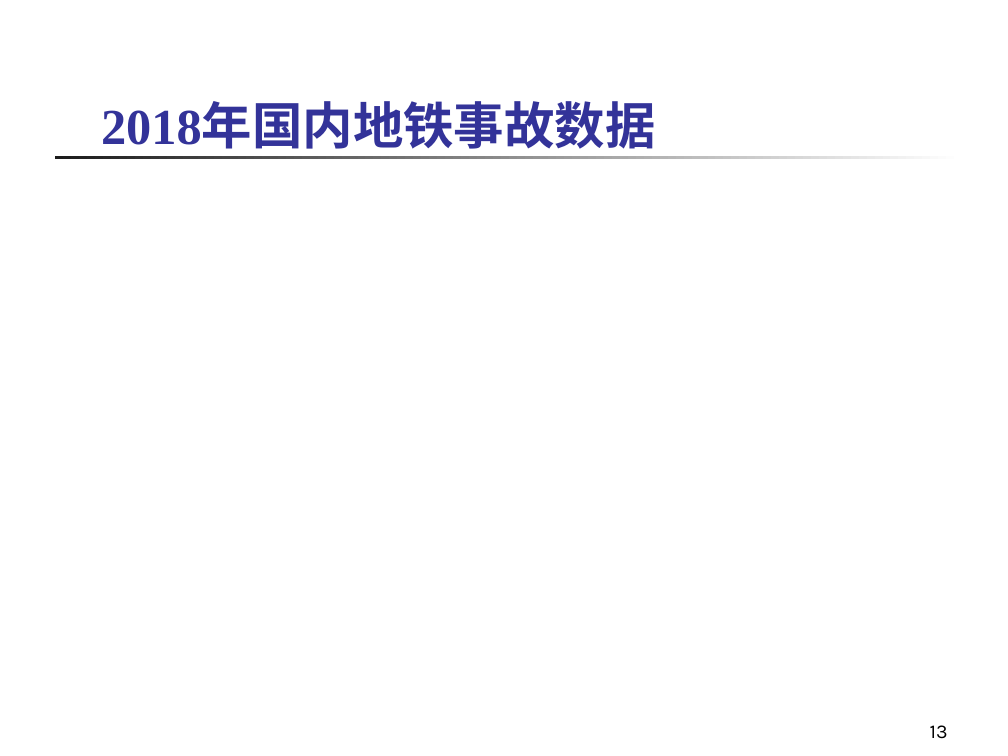
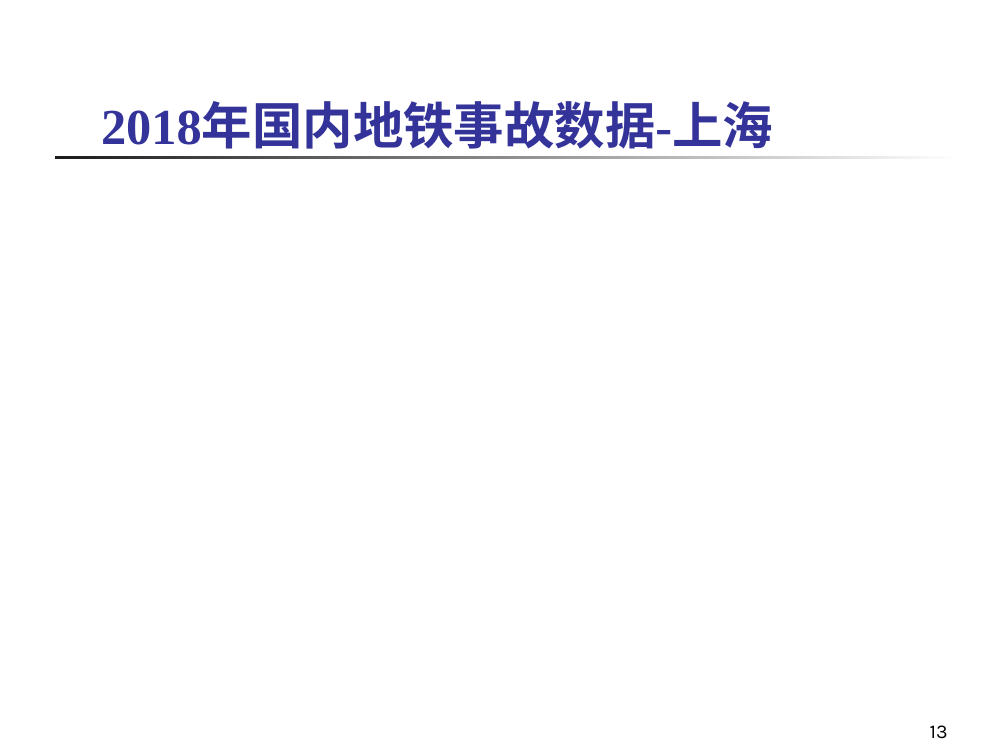
Before and after one commit to jiating777/laboratory, a slide deck: slide 13 of 地铁事故调研 5.ppt. Drawn at 1008x756 pixels with LibreOffice and Linux fonts; fonts in the diff are those of the drawing. Boxes give left, top, right and bottom in pixels: in the first picture for what was removed or moved away, otherwise in the second. Text is boxed around its words. In the diff, an @@ line names an element or a change of style, - is before the commit and + after.

```diff
--- a/地铁事故调研 5.ppt
+++ b/地铁事故调研 5.ppt
@@ text at (101,104,773,149): text changed @@
-2018年国内地铁事故数据
+2018年国内地铁事故数据-上海
```
Also in this commit, not shown: 1 other slide changed, 2 slides added, 2 slides removed.
